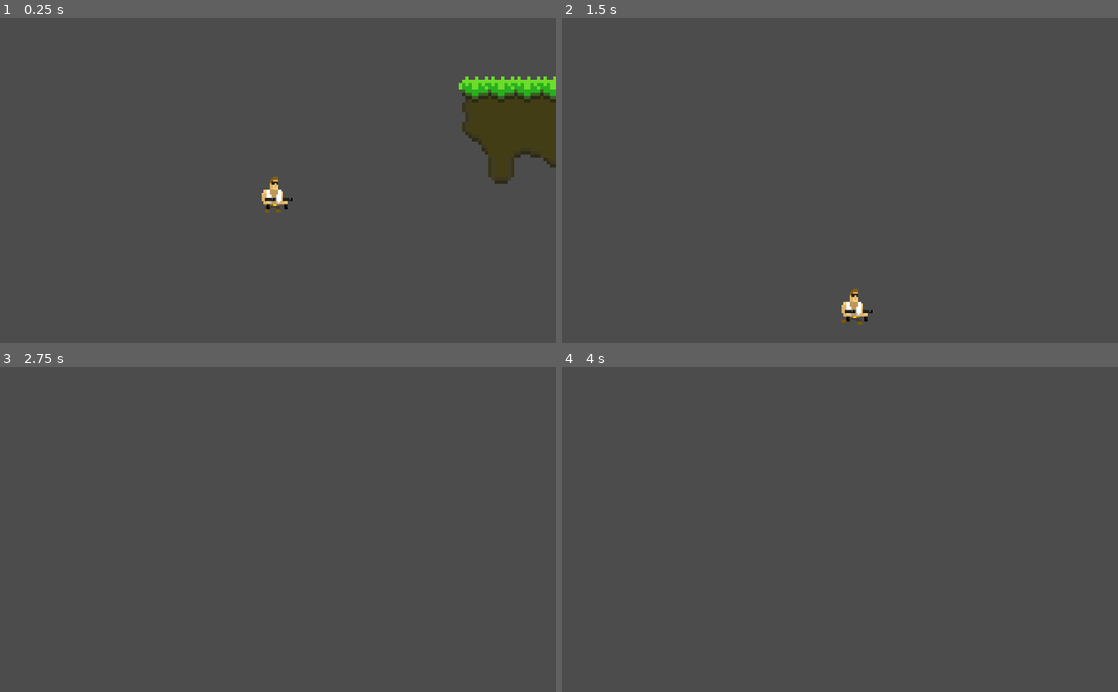
Above: before the commit, frames 1-4 (two rows, left to right).
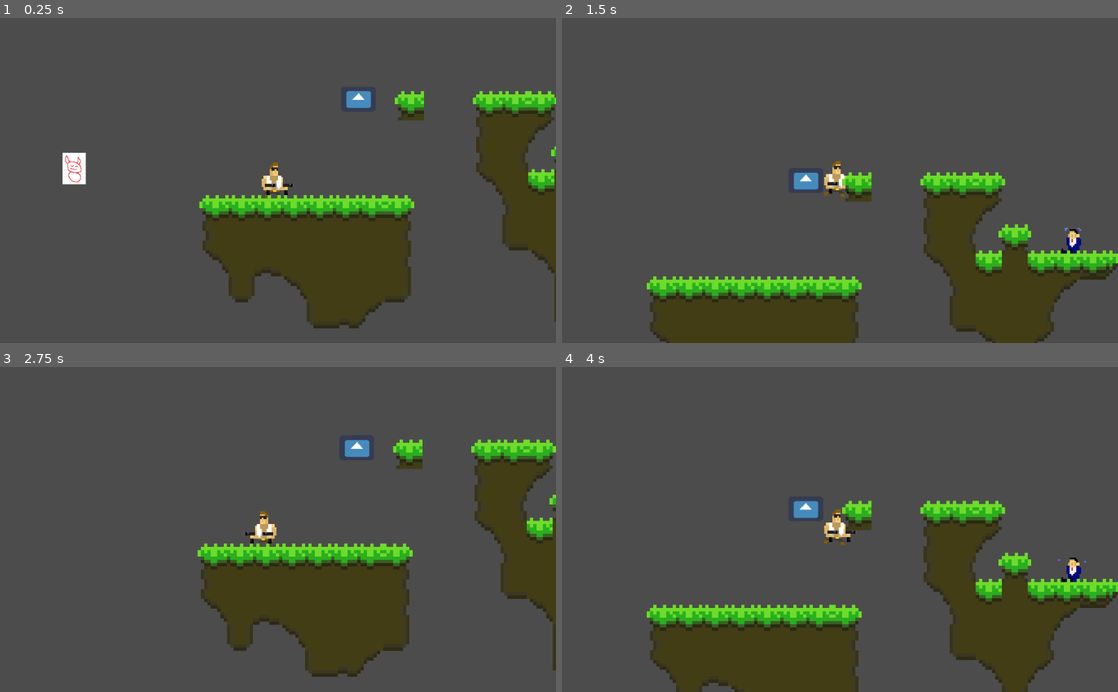
Above: after the commit, the same moments.

Repository: Slimonade1/Eksamensprojekt
Game: Godot game, scene res://Scenes/masterScene.tscn
Same seed, same stepped clock (60 frames per second), same inputs: the game is played once before the commit and once after it. The engine's default icon, where the game draws it, is replaced by a stand-in: a white triangle on a blue panel in a dark square.
Inputs:
- Up to frame 1 (0.25 s): no input
- Up to frame 2 (1.5 s): tap Enter at 0.5 s; hold D (ui_right) from 0.53 s (still down); tap W (ui_up) at 0.77 s
- Up to frame 3 (2.75 s): tap W (ui_up) at 1.52 s; release D (ui_right) at 2.03 s; hold A (ui_left) from 2.03 s (still down)
- Up to frame 4 (4 s): release A (ui_left) at 2.78 s; hold D (ui_right) from 2.78 s (still down); tap W (ui_up) at 3.02, 3.77 s

The runs differ from the first frame. In frame 1, 18% of the frame differs, in the area x 11-100%, y 17-96%; in frame 2, 18%; in frame 3, 18%; in frame 4, 20%, in the area x 15-100%, y 41-100%.

Commit message:
I dont know

Diff:
--- a/Scenes/CharacterDescription.tscn
+++ b/Scenes/CharacterDescription.tscn
@@ -89,6 +89,7 @@
 script = ExtResource( 4 )
 
 [node name="RichTextLabel" type="RichTextLabel" parent="CanvasLayer"]
+pause_mode = 2
 margin_left = 579.0
 margin_top = 200.0
 margin_right = 887.0
--- /dev/null
+++ b/Scenes/Player.gd
@@ -0,0 +1,16 @@
+extends KinematicBody2D
+
+
+# Declare member variables here. Examples:
+# var a = 2
+# var b = "text"
+
+
+# Called when the node enters the scene tree for the first time.
+func _ready():
+	pass # Replace with function body.
+
+
+# Called every frame. 'delta' is the elapsed time since the previous frame.
+#func _process(delta):
+#	pass
--- a/Scenes/gameScene.tscn
+++ b/Scenes/gameScene.tscn
@@ -19,6 +19,7 @@
 [ext_resource path="res://Sprites/JumpEffect/Jump_effect_0001.png" type="Texture" id=17]
 [ext_resource path="res://Sprites/JumpEffect/Jump_effect_0004.png" type="Texture" id=18]
 [ext_resource path="res://Scripts/Jump effect.gd" type="Script" id=19]
+[ext_resource path="res://Scenes/Bullet.tscn" type="PackedScene" id=20]
 
 [sub_resource type="ConvexPolygonShape2D" id=1]
 points = PoolVector2Array( 0, 0, 64, 0, 64, 64, 0, 64 )
@@ -111,6 +112,12 @@
 points = PoolVector2Array( 8, 12, 0, 12, 0, 4, 8, 4 )
 
 [sub_resource type="ConvexPolygonShape2D" id=32]
+points = PoolVector2Array( 0, 0, 8, 0, 8, 8, 0, 8 )
+
+[sub_resource type="ConvexPolygonShape2D" id=38]
+points = PoolVector2Array( 0, 0, 8, 0, 8, 8, 0, 8 )
+
+[sub_resource type="ConvexPolygonShape2D" id=39]
 points = PoolVector2Array( 0, 0, 8, 0, 8, 8, 0, 8 )
 
 [sub_resource type="ConvexPolygonShape2D" id=33]
@@ -249,6 +256,18 @@
 "one_way": false,
 "one_way_margin": 1.0,
 "shape": SubResource( 32 ),
+"shape_transform": Transform2D( 1, 0, 0, 1, 0, 0 )
+}, {
+"autotile_coord": Vector2( 0, 0 ),
+"one_way": false,
+"one_way_margin": 1.0,
+"shape": SubResource( 38 ),
+"shape_transform": Transform2D( 1, 0, 0, 1, 0, 0 )
+}, {
+"autotile_coord": Vector2( 0, 0 ),
+"one_way": false,
+"one_way_margin": 1.0,
+"shape": SubResource( 39 ),
 "shape_transform": Transform2D( 1, 0, 0, 1, 0, 0 )
 } ]
 5/z_index = 0
@@ -910,7 +929,7 @@
 [node name="CharacterDescription" parent="CanvasLayer2" instance=ExtResource( 7 )]
 
 [node name="Player" parent="." instance=ExtResource( 1 )]
-position = Vector2( 21, -266 )
+position = Vector2( 499, -461 )
 
 [node name="Camera2D" type="Camera2D" parent="Player"]
 position = Vector2( 0, 10 )
@@ -934,12 +953,12 @@
 collision_layer = 16
 collision_mask = 5
 format = 1
-tile_data = PoolIntArray( -1638365, 10, 0, -1638362, 2, 0, -1638360, 4,  …(961 unchanged characters)…
+tile_data = PoolIntArray( -1638371, 10, 0, -1638365, 10, 0, -1638362, 2, 0, -1638360, 4,  …(961 unchanged characters)…
 
 [node name="Enemies" type="Node" parent="."]
 
 [node name="Enemy" parent="Enemies" instance=ExtResource( 4 )]
-position = Vector2( 642, -429 )
+position = Vector2( 127, -505 )
 
 [node name="Jump effect" type="AnimatedSprite" parent="."]
 visible = false
@@ -949,4 +968,7 @@
 frame = 4
 script = ExtResource( 19 )
 
+[node name="Bullet" parent="." instance=ExtResource( 20 )]
+position = Vector2( 647, -567 )
+
 [connection signal="animation_finished" from="Jump effect" to="Player" method="_on_Jump_effect_animation_finished"]
--- a/Scripts/Companion.gd
+++ b/Scripts/Companion.gd
@@ -11,4 +11,7 @@
 	if body.name == "Player":
 		body.showCompanion()
 		infoScreen.showing = true
+
+		var timer = Timer.new()
+
 		queue_free()
Not shown: 1 places in Scenes/gameScene.tscn that only renumber resources
